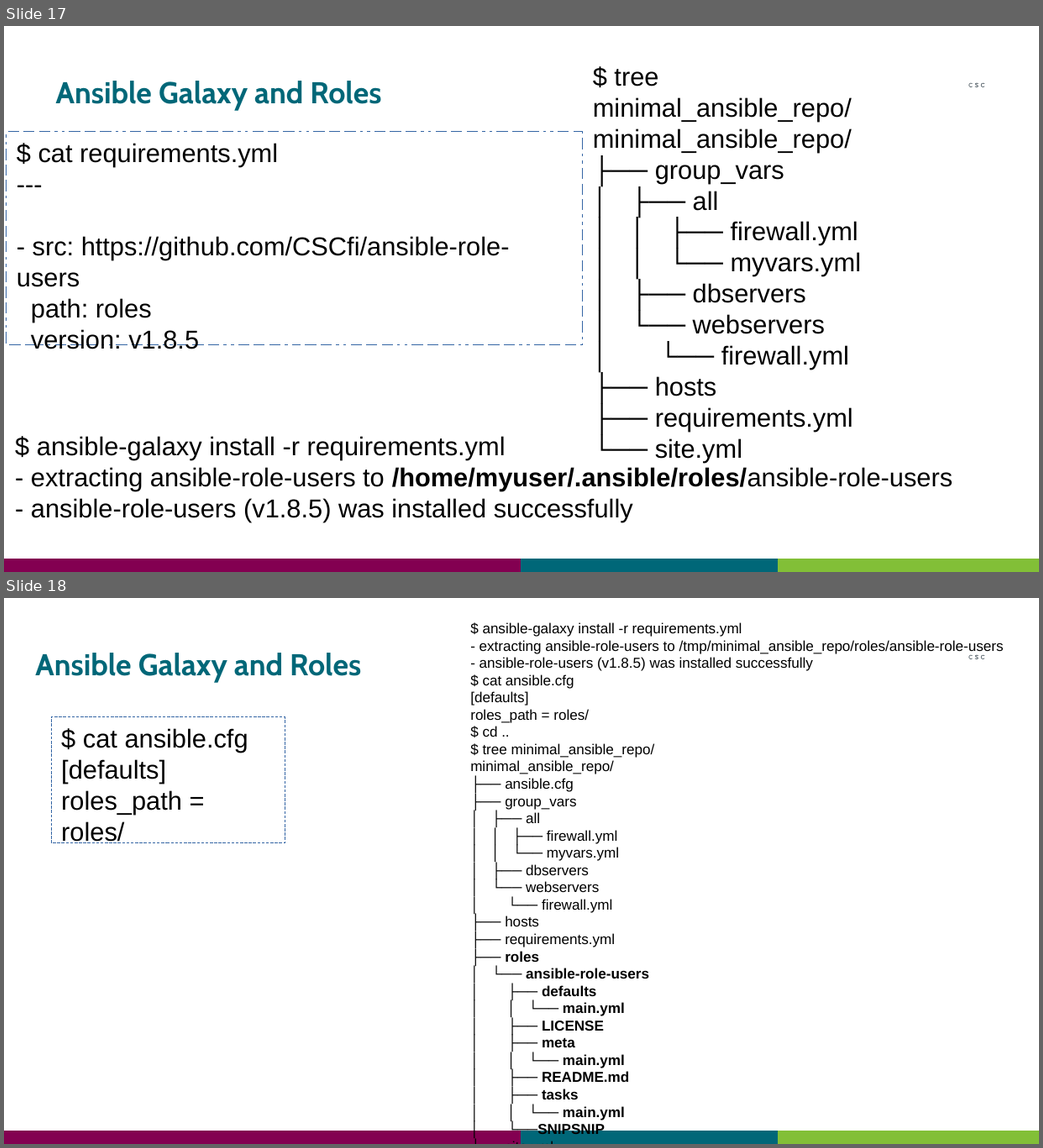
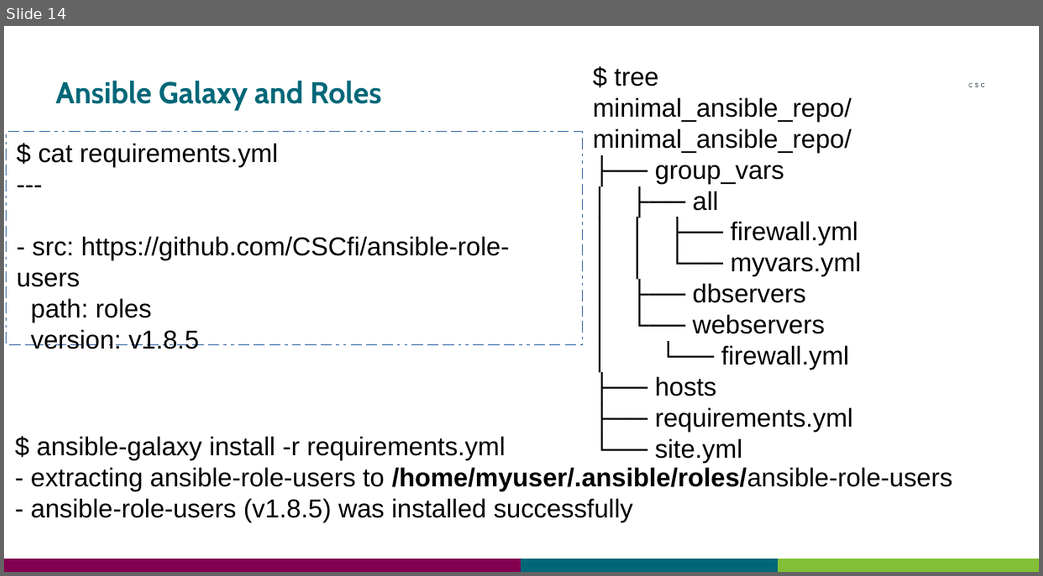
Before and after one commit to CSCfi/ansible-workshops, a slide deck: intro-workshop/Ansible_Intro_Workshop.odp. Shown one above the other, each under a label of ours: slides 17 and 18 before the commit, slide 14 after it. The pictures are 1043x1148 and 1043x576 pixels, drawn with LibreOffice and Linux fonts; fonts in the diff are those of the drawing. Boxes give left, top, right and bottom in pixels: in the first picture for what was removed or moved away, otherwise in the second. Text is boxed around its words. In the diff, an @@ line names an element or a change of style, - is before the commit and + after.

```diff
--- a/intro-workshop/Ansible_Intro_Workshop.odp
+++ b/intro-workshop/Ansible_Intro_Workshop.odp
@@ slide 18 removed at <box>4,598,1039,1144</box>, background #FFFFFF; not listed: 4 template elements that a slide beside it also shows @@
@@ text removed at <box>470,622,1004,1137</box> @@
-$ ansible-galaxy install -r requirements.yml
-- extracting ansible-role-users to /tmp/minimal_ansible_repo/roles/ansible-role-users
-- ansible-role-users (v1.8.5) was installed successfully
-$ cat ansible.cfg
-[defaults]
-roles_path = roles/
-$ cd ..
-$ tree minimal_ansible_repo/
-minimal_ansible_repo/
-├── ansible.cfg
-├── group_vars
-│ ├── all
-│ │ ├── firewall.yml
-│ │ └── myvars.yml
-│ ├── dbservers
-│ └── webservers
-│ └── firewall.yml
-├── hosts
-├── requirements.yml
-├── roles
-│ └── ansible-role-users
-│ ├── defaults
-│ │ └── main.yml
-│ ├── LICENSE
-│ ├── meta
-│ │ └── main.yml
-│ ├── README.md
-│ ├── tasks
-│ │ └── main.yml
-│ └──SNIPSNIP
-└── site.yml
-15 directories, 20 files
@@ title removed at <box>35,653,361,682</box> @@
-Ansible Galaxy and Roles
@@ rectangle removed at <box>52,717,285,843</box> @@
-$ cat ansible.cfg
-[defaults]
-roles_path = roles/
@@ what was slide 17 is now slide 14 @@
```
